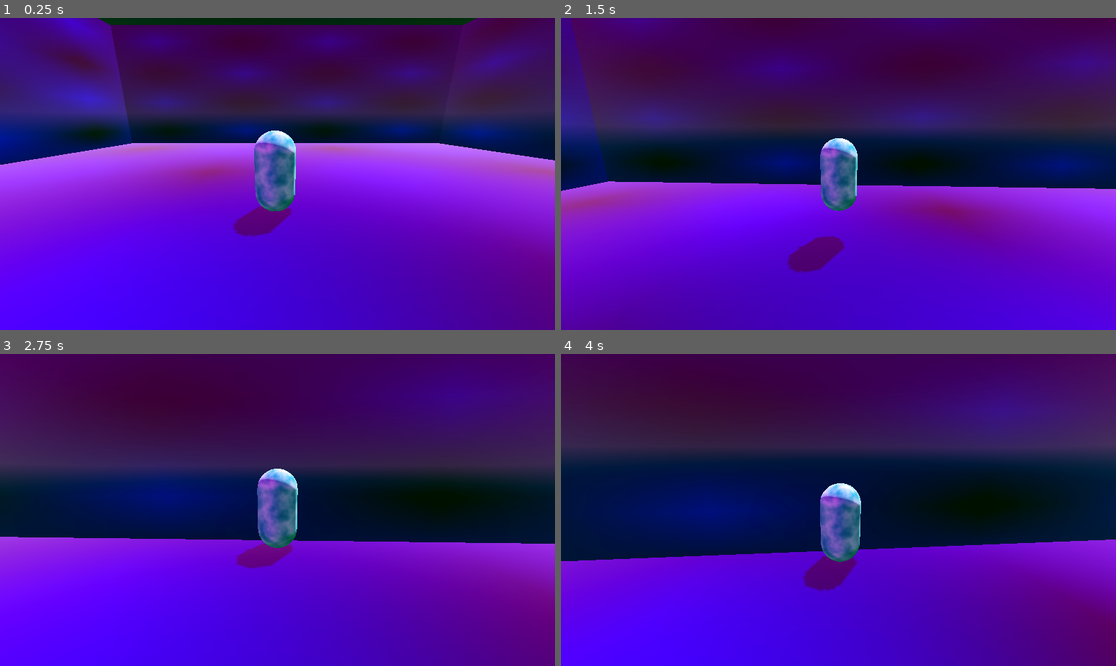
Above: before the commit, frames 1-4 (two rows, left to right).
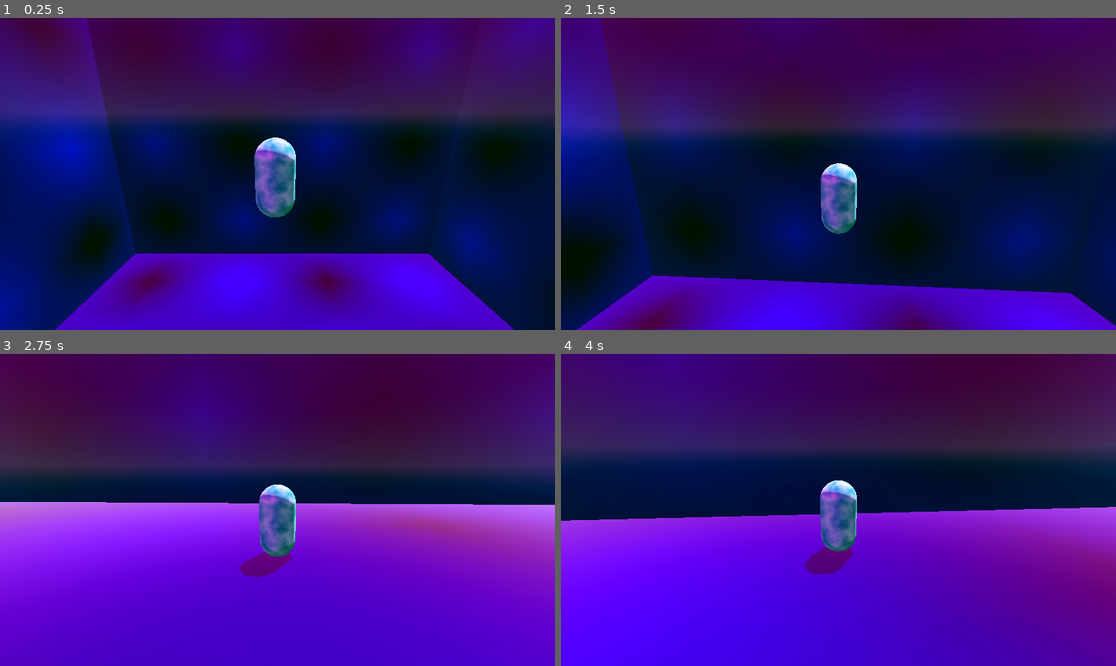
Above: after the commit, the same moments.

Repository: heycrisp/Godot-Cookbook
Game: Godot game, scene res://third-person-controller/demo.tscn
Same seed, same stepped clock (60 frames per second), same inputs: the game is played once before the commit and once after it. The project has no main scene, so this scene is started directly.
Inputs (mouse positions are in pixels of both pictures, inside the frame that each line leads up to):
- Up to frame 1 (0.25 s): no input
- Up to frame 2 (1.5 s): move the mouse to (866, 174) at 0.52 s; hold Shift (dash) 0.53-1.28 s; hold W (move_up) from 0.53 s (still down); tap Space (jump) at 0.77 s; move the mouse to (810, 174) at 1.27 s; tap Down (look_down) at 1.35 s
- Up to frame 3 (2.75 s): keep holding W (move_up); tap Space (jump) at 1.52 s; move the mouse to (288, 503) at 2.02 s; tap Left (look_left) at 2.1 s
- Up to frame 4 (4 s): keep holding W (move_up); move the mouse to (832, 516) at 2.77 s; tap Right (look_right) at 2.85 s; tap Space (jump) at 3.02, 3.77 s; move the mouse to (877, 513) at 3.52 s; tap Up (look_up) at 3.6 s

The runs differ from the first frame. In frame 1, 70% of the frame differs, in the area x 0-100%, y 0-100%; in frame 2, 58%; in frame 3, 52%; in frame 4, 45%.

Commit message:
Move player to collision layer 2 to fix dash collision issue

Diff:
--- a/third-person-controllers/third-person-controller/demo.tscn
+++ b/third-person-controllers/third-person-controller/demo.tscn
@@ -43,7 +43,7 @@
 material_override = SubResource("StandardMaterial3D_woynx")
 use_collision = true
 flip_faces = true
-size = Vector3(30, 10, 30)
+size = Vector3(50, 50, 50)
 
 [node name="Player" parent="." instance=ExtResource("1_vyiun")]
 transform = Transform3D(1, 0, 0, 0, 1, 0, 0, 0, 1, -0.629, 1, 0.01)
--- a/third-person-controllers/third-person-controller/third-person-controller.tscn
+++ b/third-person-controllers/third-person-controller/third-person-controller.tscn
@@ -38,6 +38,7 @@
 [sub_resource type="SeparationRayShape3D" id="SeparationRayShape3D_yid2g"]
 
 [node name="Player" type="CharacterBody3D"]
+collision_layer = 2
 script = ExtResource("1_raonk")
 
 [node name="Model" type="Node3D" parent="."]
